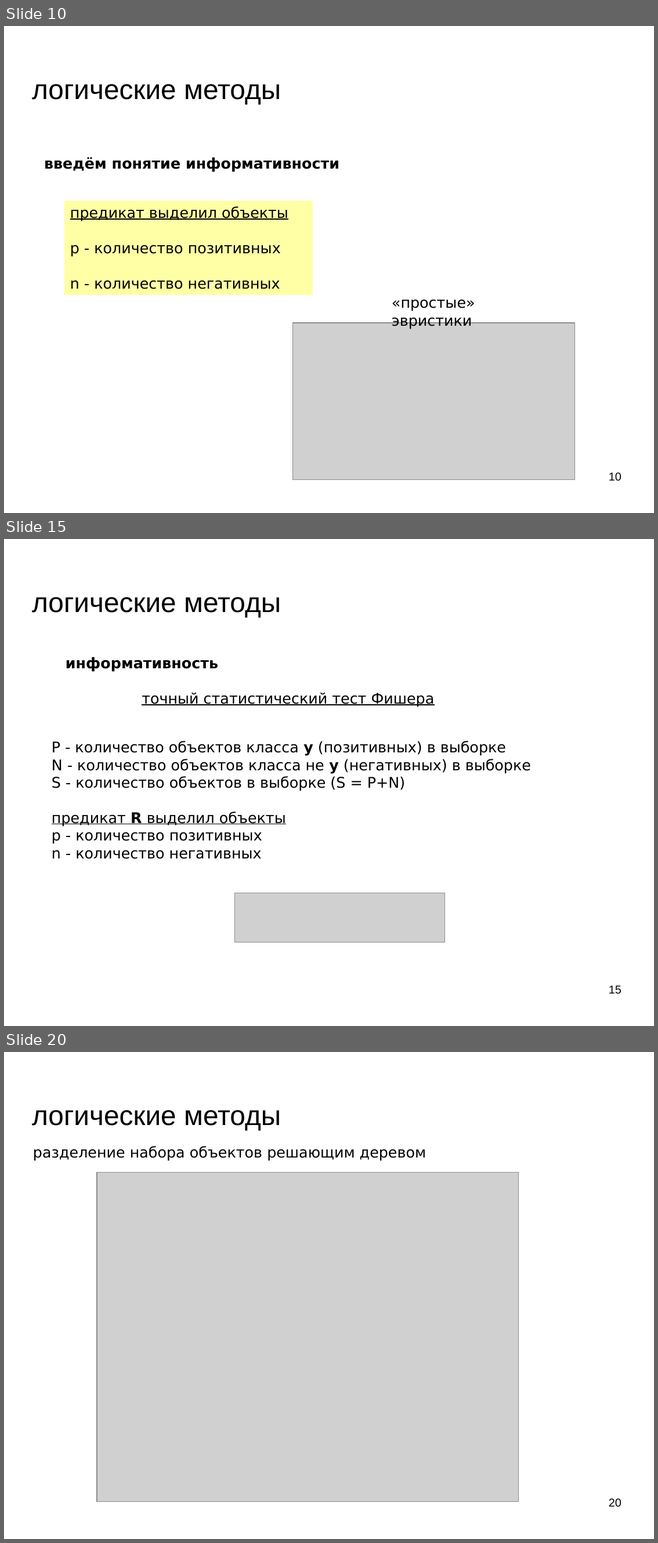
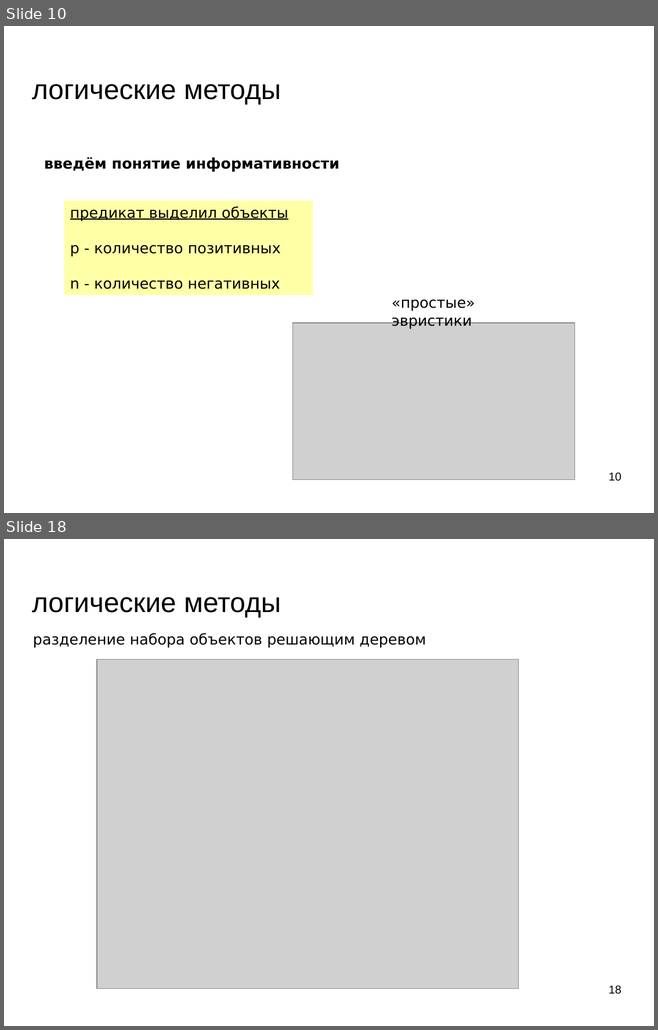
Before and after one commit to mechanoid5/ml_lectorium_legacy, a slide deck: 12-logical.odp. Shown one above the other, each under a label of ours: slides 10, 15 and 20 before the commit, slides 10 and 18 after it; the slides between them are not shown. The pictures are 658x1543 and 658x1030 pixels, drawn with LibreOffice and Linux fonts; fonts in the diff are those of the drawing; grey boxes stand for pictures; background and template pictures are left out. Boxes give left, top, right and bottom in pixels: in the first picture for what was removed or moved away, otherwise in the second. Text is boxed around its words. In the diff, an @@ line names an element or a change of style, - is before the commit and + after.

```diff
--- a/12-logical.odp
+++ b/12-logical.odp
@@ slide 15 removed at (4,539,654,1026), background picture (left out) @@
@@ title removed at (32,597,281,617) @@
-логические методы
@@ text removed at (65,657,434,707) @@
-информативность
-точный статистический тест Фишера
@@ text removed at (52,741,531,859) @@
-P - количество объектов класса y (позитивных) в выборке
-N - количество объектов класса не y (негативных) в выборке
-S - количество объектов в выборке (S = P+N)
-предикат R выделил объекты
-p - количество позитивных
-n - количество негативных
@@ picture removed at (234,893,445,943) @@
@@ page number removed at (608,986,621,994) @@
-15
@@ what was slide 20 is now slide 18 @@
@@ page number at (608,986,621,994): text changed @@
-20
+18
```
Also in this commit, not shown: 8 slides changed, 8 other slides removed, 2 other files.
